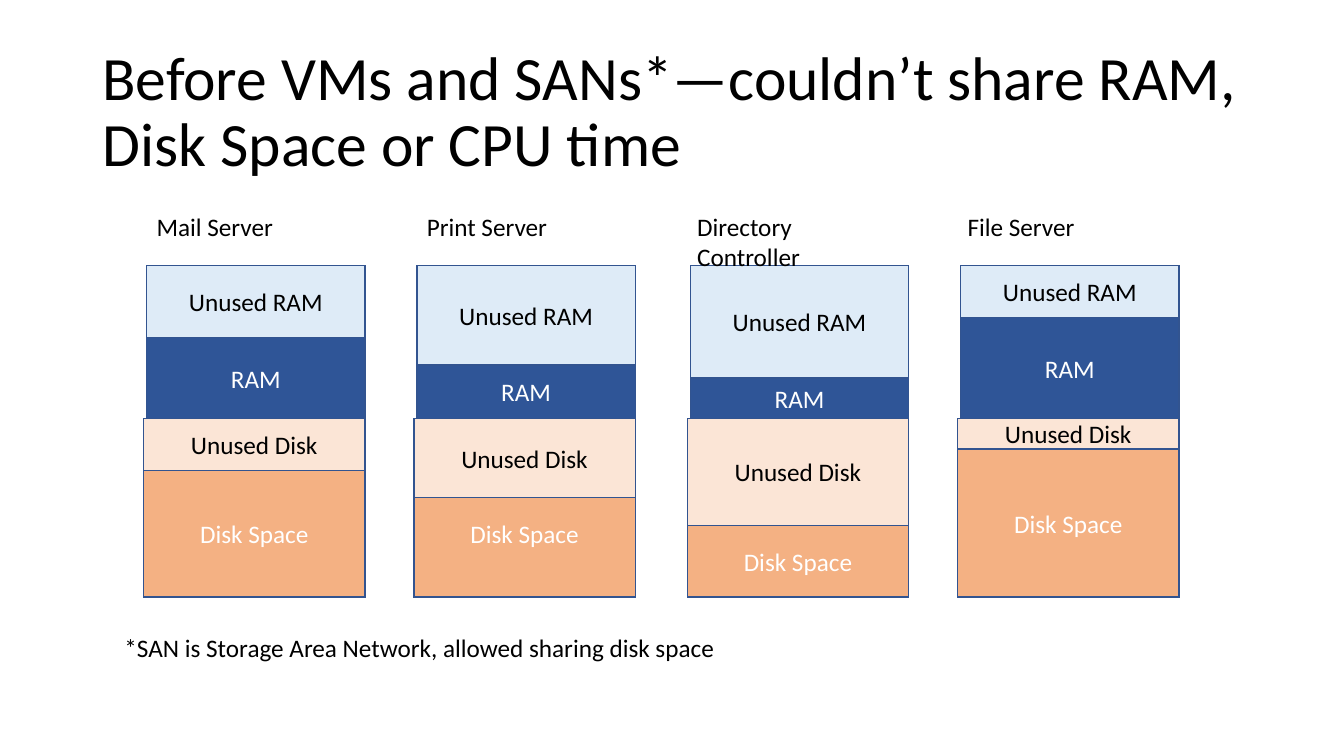
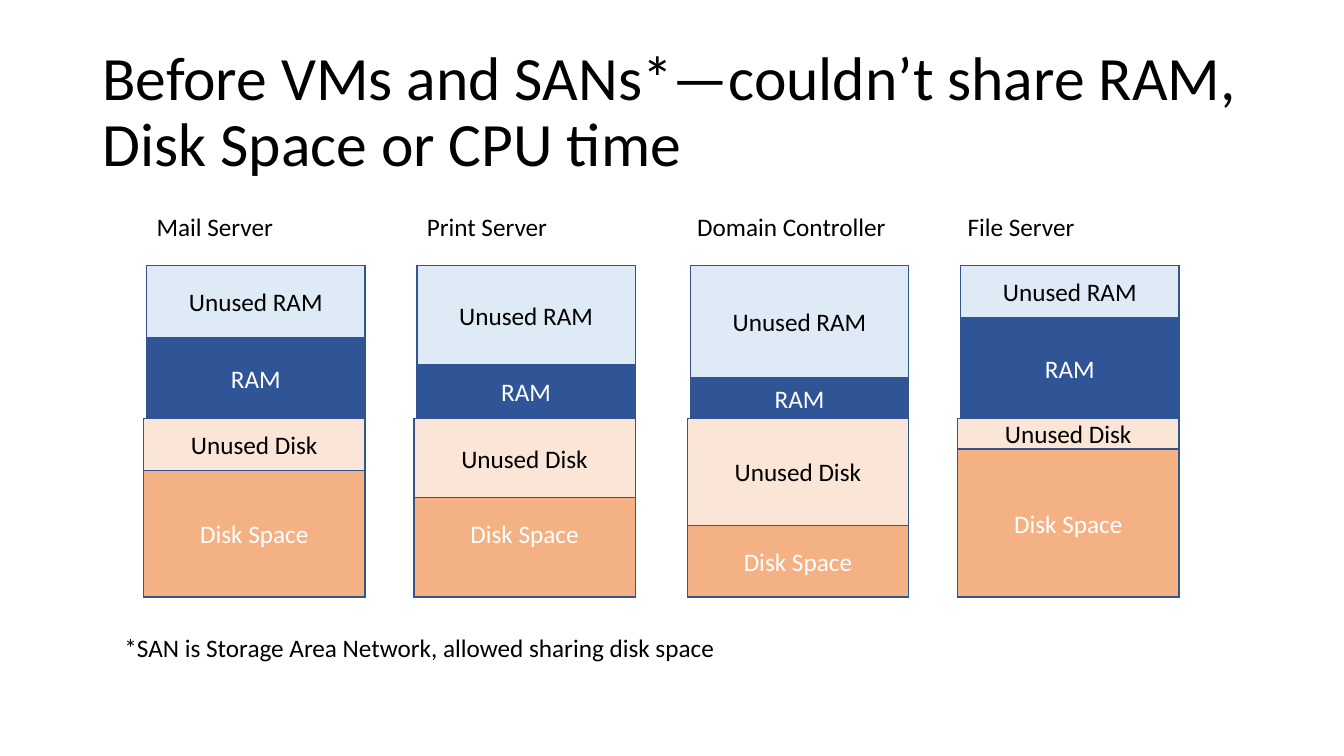
Before and after one commit to john-r2/CyberSec-Modules, a slide deck: slide 3 of 2.VM_Cloud/Virtual Machines.pptx. Drawn at 1344x756 pixels with LibreOffice and Linux fonts; fonts in the diff are those of the drawing. Boxes give left, top, right and bottom in pixels: in the first picture for what was removed or moved away, otherwise in the second. Text is boxed around its words. In the diff, an @@ line names an element or a change of style, - is before the commit and + after.

```diff
--- a/2.VM_Cloud/Virtual Machines.pptx
+++ b/2.VM_Cloud/Virtual Machines.pptx
@@ text at [697,218,886,237]: text changed @@
-Directory Controller
+Domain Controller
```
Also in this commit, not shown: 1 other slide changed, 18 other files.
